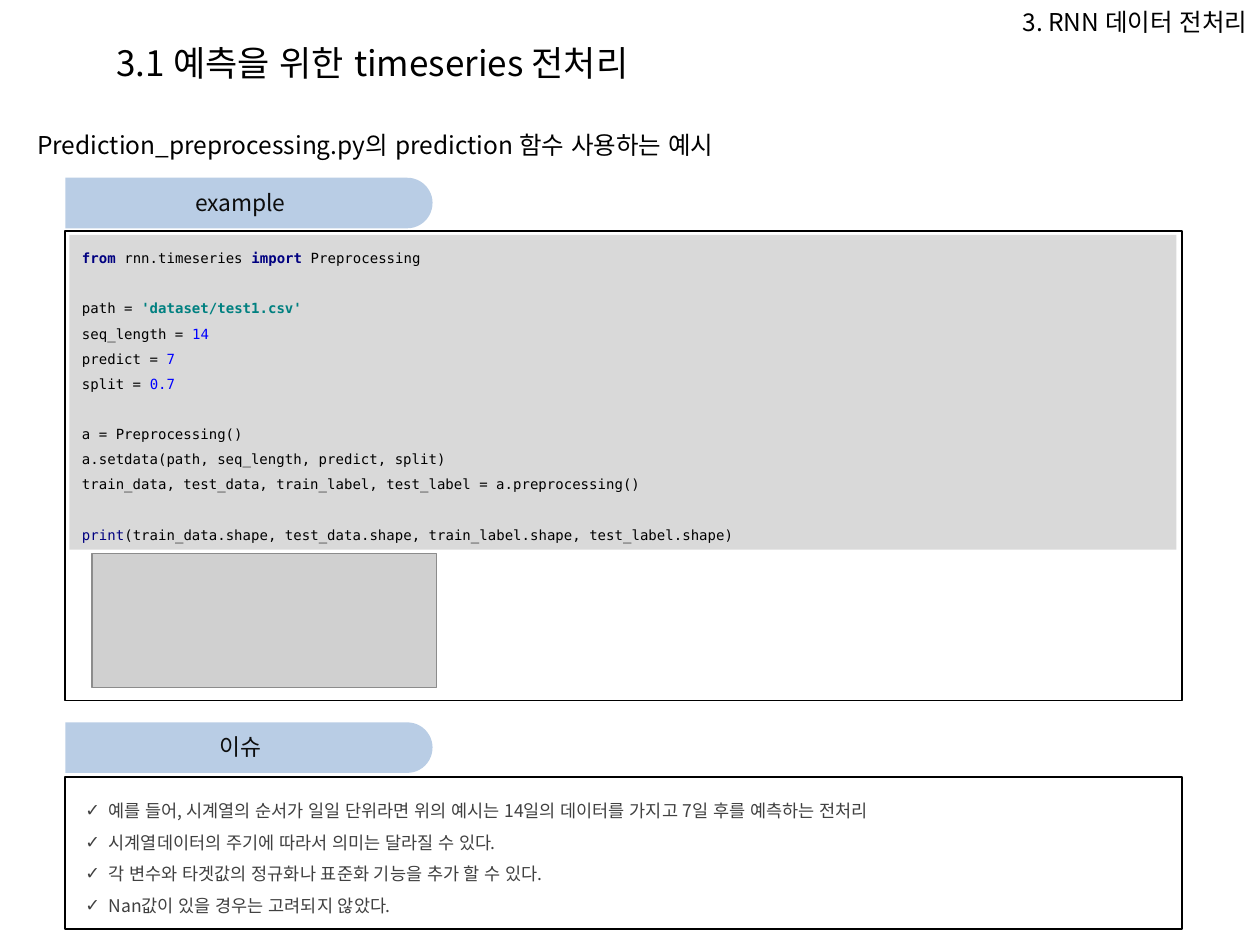
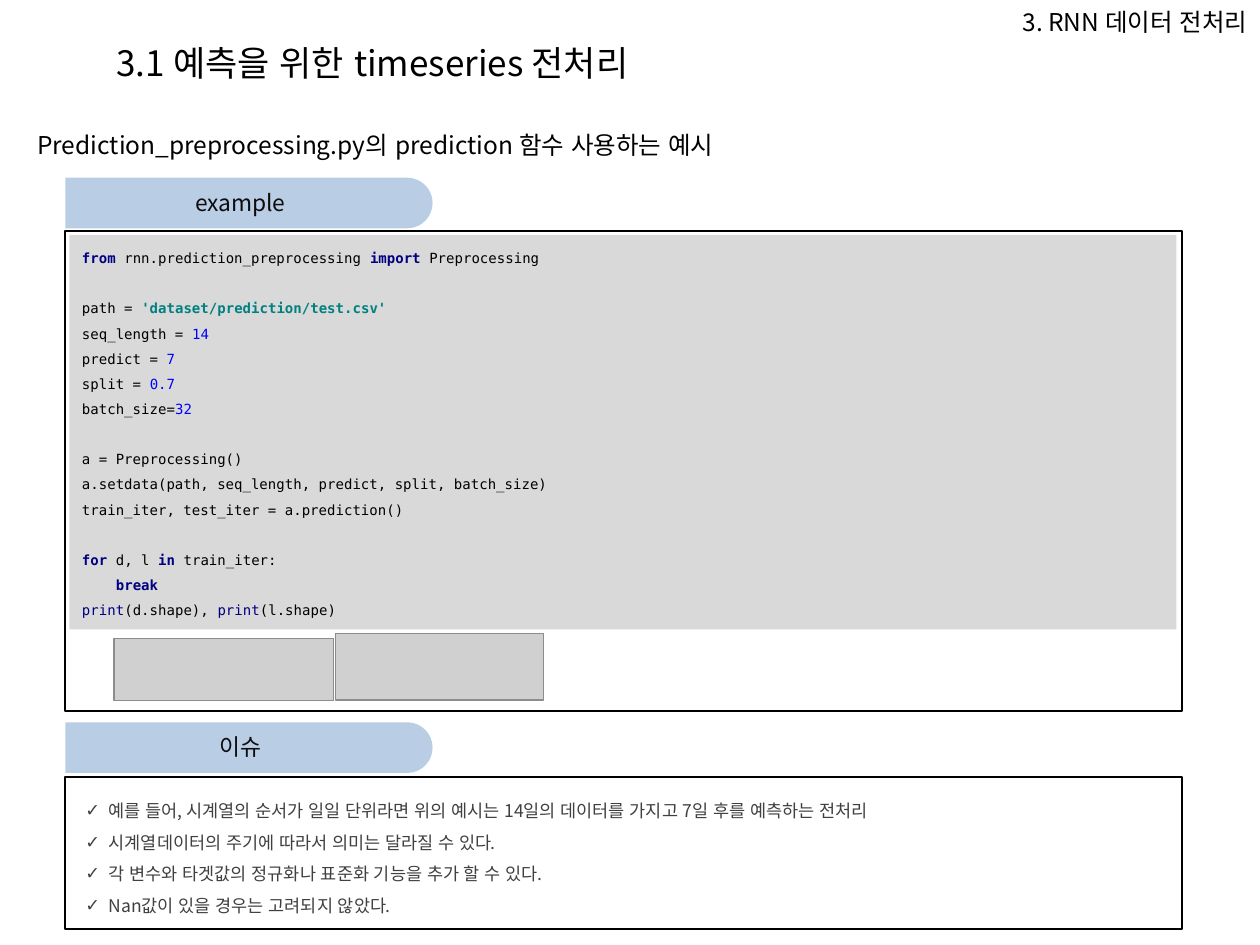
Before and after one commit to Heechul90/Preprocessing, a slide deck: slide 25 of 파이썬 전처리 코드 모듈화 설명.pptx (slide 22 before the commit). Drawn at 1260x945 pixels with LibreOffice and Linux fonts; fonts in the diff are those of the drawing; grey boxes stand for pictures; background and template pictures are left out. Boxes give left, top, right and bottom in pixels: in the first picture for what was removed or moved away, otherwise in the second. Text is boxed around its words. In the diff, an @@ line names an element or a change of style, - is before the commit and + after.

Commit message:
Preprocessing

```diff
--- a/파이썬 전처리 코드 모듈화 설명.pptx
+++ b/파이썬 전처리 코드 모듈화 설명.pptx
@@ rectangle: place and size @@
-rectangle at [66,231,1182,701]
+rectangle at [66,231,1182,711]
@@ rectangle "from rnn.prediction_preprocessing import Preprocessing path ...": place and size @@
-rectangle "from rnn.prediction_preprocessing import Preprocessing path ..." at [69,234,1177,549]
+rectangle "from rnn.prediction_preprocessing import Preprocessing path ..." at [69,234,1177,629]
@@ text in rectangle at [82,252,547,618]: text changed @@
-from rnn.timeseries import Preprocessing
-path = 'dataset/test1.csv'
-seq_length = 14
-predict = 7
-split = 0.7
-a = Preprocessing()
-a.setdata(path, seq_length, predict, split)
-train_data, test_data, train_label, test_label = a.preprocessing()
-print(train_data.shape, test_data.shape, train_label.shape, test_label.shape)
+from rnn.prediction_preprocessing import Preprocessing
+path = 'dataset/prediction/test.csv'
+seq_length = 14
+predict = 7
+split = 0.7
+batch_size=32
+a = Preprocessing()
+a.setdata(path, seq_length, predict, split, batch_size)
+train_iter, test_iter = a.prediction()
+for d, l in train_iter:
+break
+print(d.shape), print(l.shape)
@@ picture removed at [92,553,436,688] @@
@@ picture added at [115,639,334,702] @@
@@ picture added at [335,634,543,701] @@
```
Also in this commit, not shown: 16 other slides changed, 5 slides added, 4 other files.
